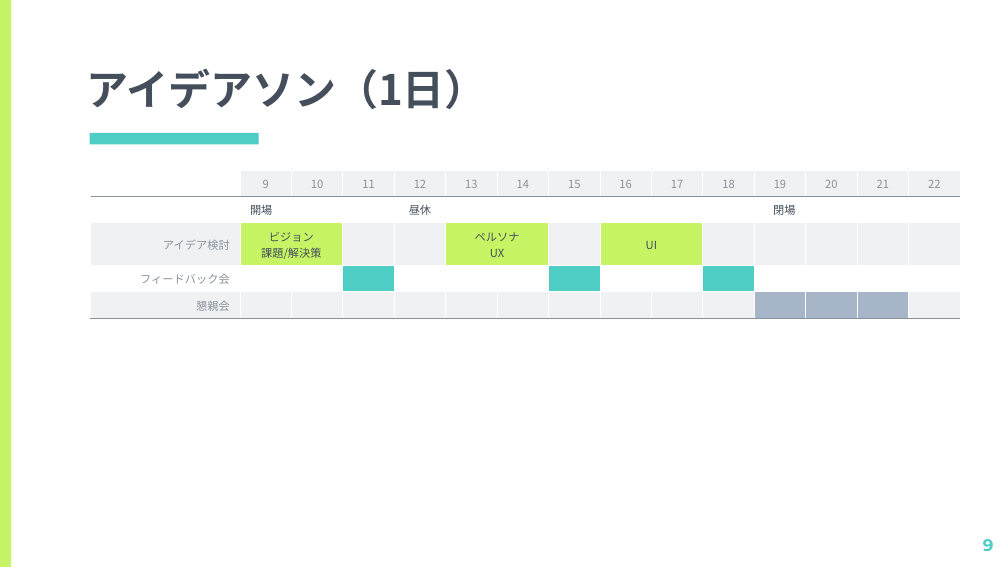
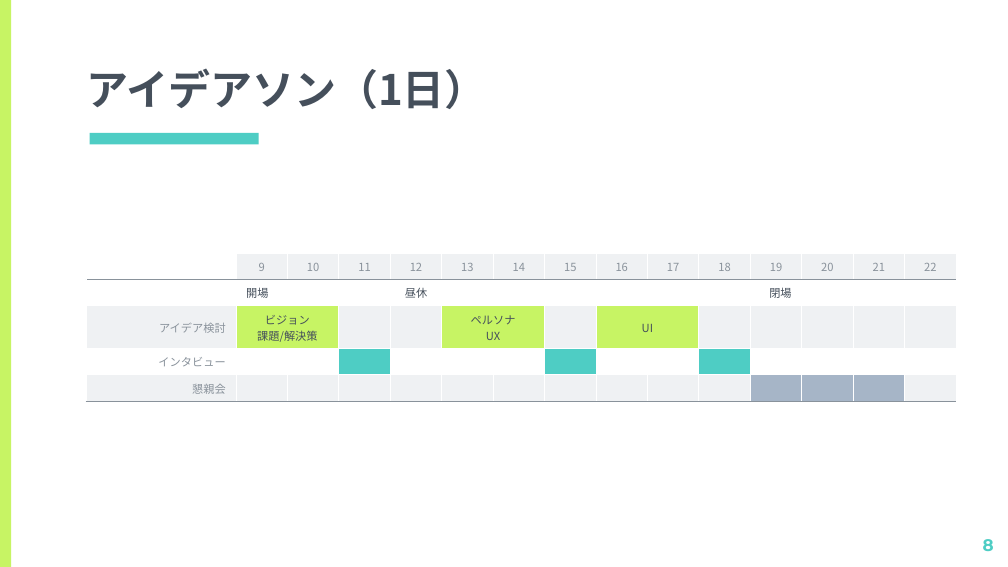
Before and after one commit to kiyohome/wacchi, a slide deck: slide 8 of 2021/ITで地域課題を解決しよう.pptx (slide 9 before the commit). Drawn at 1008x567 pixels with LibreOffice and Linux fonts; fonts in the diff are those of the drawing. Boxes give left, top, right and bottom in pixels: in the first picture for what was removed or moved away, otherwise in the second. Text is boxed around its words. In the diff, an @@ line names an element or a change of style, - is before the commit and + after.

```diff
--- a/2021/ITで地域課題を解決しよう.pptx
+++ b/2021/ITで地域課題を解決しよう.pptx
@@ table at [86,253,956,398] @@
-row 4, column 1: フィードバック会
+row 4, column 1: インタビュー
@@ table: place and size @@
-table at [90,170,960,315]
+table at [86,253,956,398]
@@ page number at [983,539,994,551]: text changed @@
-9
+8
```
Also in this commit, not shown: 9 other slides changed, 4 slides added, 5 slides removed, 1 other file.
